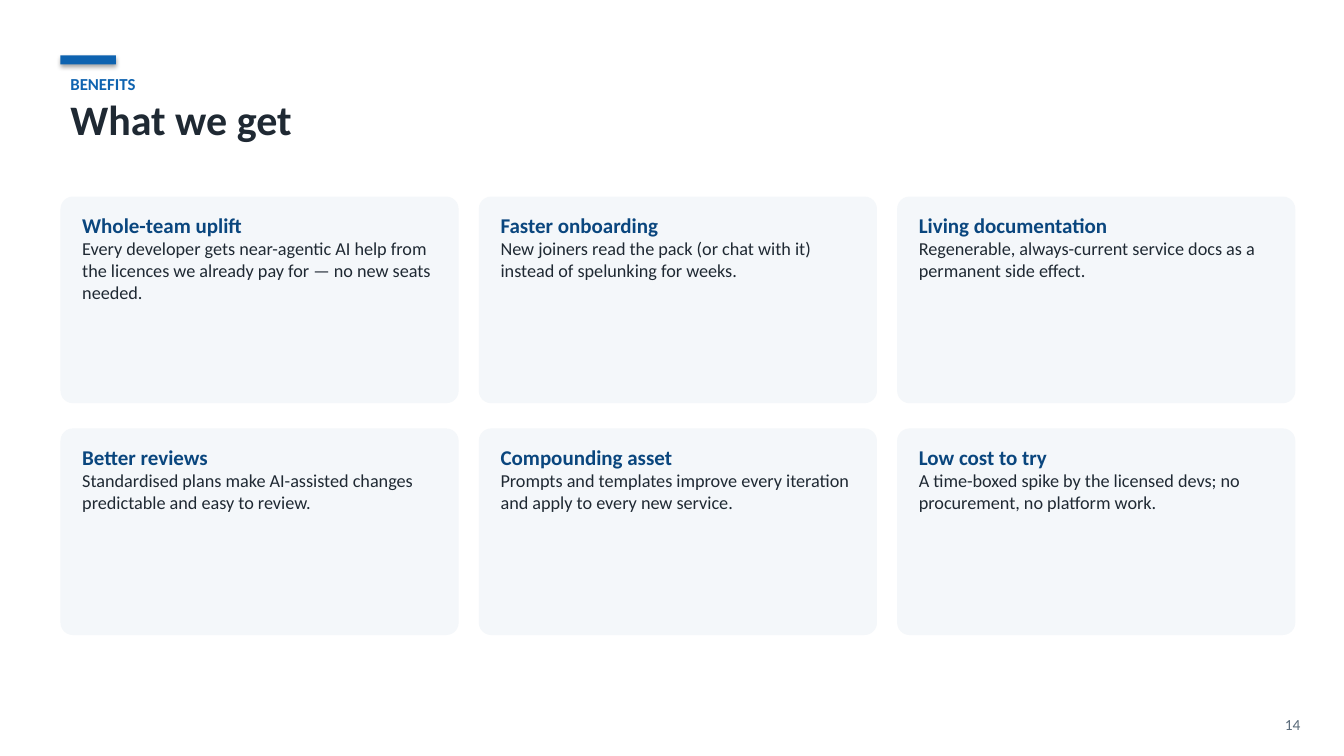
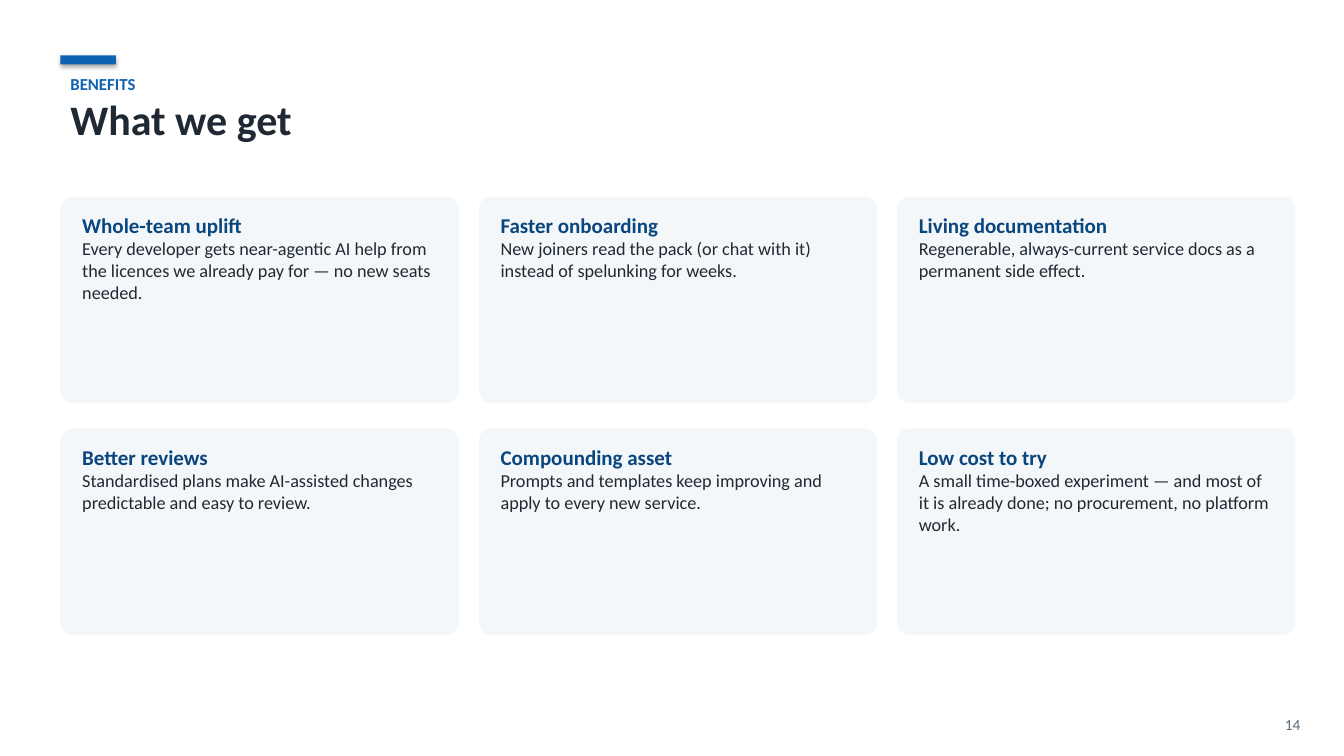
Before and after one commit to kamilhakim-s/claude2duo, a slide deck: slide 14 of deck/claude2duo-context-packs.pptx. Drawn at 1344x756 pixels with LibreOffice and Linux fonts; fonts in the diff are those of the drawing. Boxes give left, top, right and bottom in pixels: in the first picture for what was removed or moved away, otherwise in the second. Text is boxed around its words. In the diff, an @@ line names an element or a change of style, - is before the commit and + after.

```diff
--- a/deck/claude2duo-context-packs.pptx
+++ b/deck/claude2duo-context-packs.pptx
@@ text in rounded rectangle at <box>501,474,822,512</box>: text changed @@
-Prompts and templates improve every iteration and apply to every new service.
+Prompts and templates keep improving and apply to every new service.
@@ text in rounded rectangle at <box>919,474,1268,531</box>: text changed @@
-A time-boxed spike by the licensed devs; no procurement, no platform work.
+A small time-boxed experiment — and most of it is already done; no procurement, no platform work.
```
Also in this commit, not shown: 4 other slides changed, 2 slides added, 1 slide removed, 3 other files.
